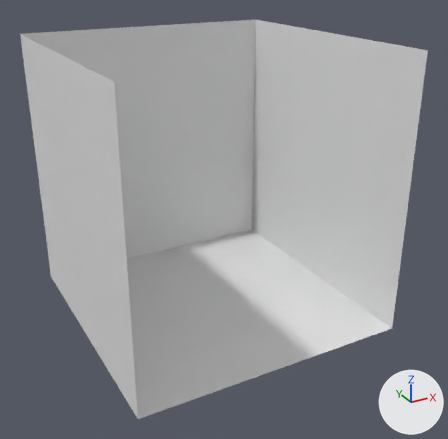
The FBX model ProyectoFinalCE/Assets/Resources/3D/Rooms/SM_breeding_area_Room.fbx, before and after one commit.
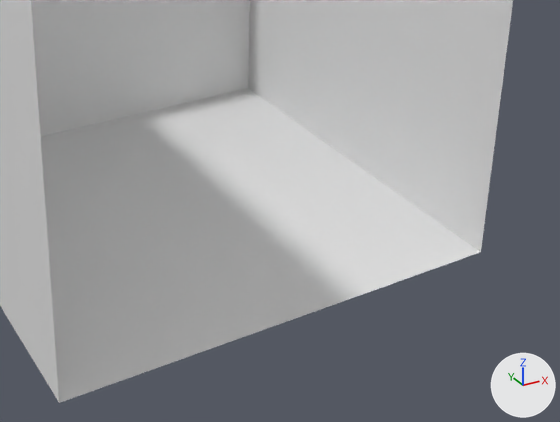
Each version is shown whole from a camera (50 mm lens) standing at (-0.978, -1.901, 1.291) and looking at (0.026, -0.075, 0.379), then close up on the part from 23% to 98% of the width and 40% to 98% of the height. Lighting does not change. The marker at lower right points along +X, +Y and +Z. The last two pictures show the newer version. Where no turn or scale is listed for an object, it has been applied to the vertices.

The older version as bpy lines, for what is in view:
```python
me_cube_005 = bpy.data.meshes.new('Cube.005')
me_cube_005.from_pydata([(-0.5, -0.5, 0.003), (-0.5, -0.5, 1.003), (-0.5, 0.5, 0.003), (-0.5, 0.5, 1.003), (0.5, -0.5, 0.003), (0.5, -0.5, 1.003), (0.5, 0.5, 0.003), (0.5, 0.5, 1.003)], [], [(0, 2, 3, 1), (2, 6, 7, 3), (6, 4, 5, 7), (2, 0, 4, 6)])
ob_cube = bpy.data.objects.new('Cube', me_cube_005)
ob_cube.location = (0.0, 0.0, 0.0)
```
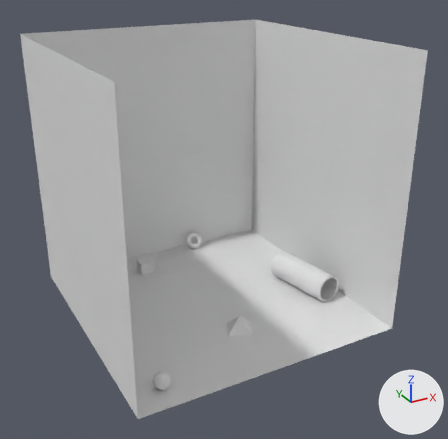
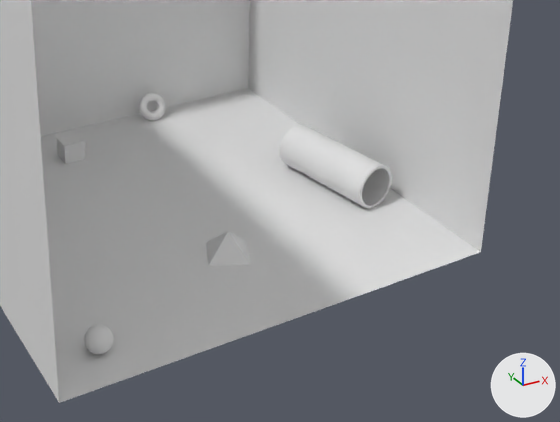
Changed parts and their boxes [x1, y1, x2, y2] in the close-ups (560 x 422 px):
part 1 of me_cube_005, added: after [84, 324, 114, 354]
part 2 of me_cube_005, added: after [56, 133, 86, 164]
part 3 of me_cube_005, added: after [139, 93, 166, 121]
part 4 of me_cube_005, added: after [279, 125, 392, 208]
part 5 of me_cube_005, added: after [206, 232, 250, 266]

Patch to the scene script:
```diff
--- a/ProyectoFinalCE/Assets/Resources/3D/Rooms/SM_breeding_area_Room.fbx.py
+++ b/ProyectoFinalCE/Assets/Resources/3D/Rooms/SM_breeding_area_Room.fbx.py
@@ me_cube_005 @@
 # used by ob_cube; location = (0.0, 0.0, 0.0)
 # verts and faces of me_cube_005; kept vertices keep their numbers, new ones are numbered from 8
-me_cube_005.from_pydata(...)  # 8 vertices, 4 faces; spans x -0.5..0.5, y -0.5..0.5, z 0.003..1.003
+me_cube_005.from_pydata(...)  # 1068 vertices, 1081 faces; spans x -0.5..0.5, y -0.5..0.5, z -0.001..1.003
+# me_cube_005 part 1: a new loose piece, a UV sphere (32 segments, 16 rings, poles along z) spanning x -0.406..-0.35, y -0.429..-0.373, z 0.001..0.057
+# me_cube_005 part 2: a new loose piece, a box spanning x -0.157..-0.101, y 0.323..0.379, z -0.001..0.055
+# me_cube_005 part 3: a new loose piece of 288 vertices spanning x 0.121..0.2, y 0.434..0.482, z 0.001..0.073
+# me_cube_005 part 4: a new loose piece of 216 vertices spanning x 0.312..0.467, y -0.238..0.055, z 0.0..0.111
+# me_cube_005 part 5
+verts[8] = (0.005, -0.233, 0.06)  # pixel (228, 231)
+verts[9] = (-0.018, -0.171, 0.002)  # pixel (205, 243)
+verts[10] = (-0.057, -0.255, 0.002)  # pixel (208, 266)
+verts[11] = (0.028, -0.294, 0.002)  # pixel (250, 264)
+verts[12] = (0.066, -0.211, 0.002)  # pixel (246, 241)
+verts[13] = (0.005, -0.233, 0.002)
+faces += [(8, 9, 10), (8, 10, 11), (8, 11, 12), (8, 12, 9), (9, 13, 10), (10, 13, 11)]
+faces += [(11, 13, 12), (9, 12, 13)]
+# other edits to the shape of me_cube_005 do not show in these pictures
```
